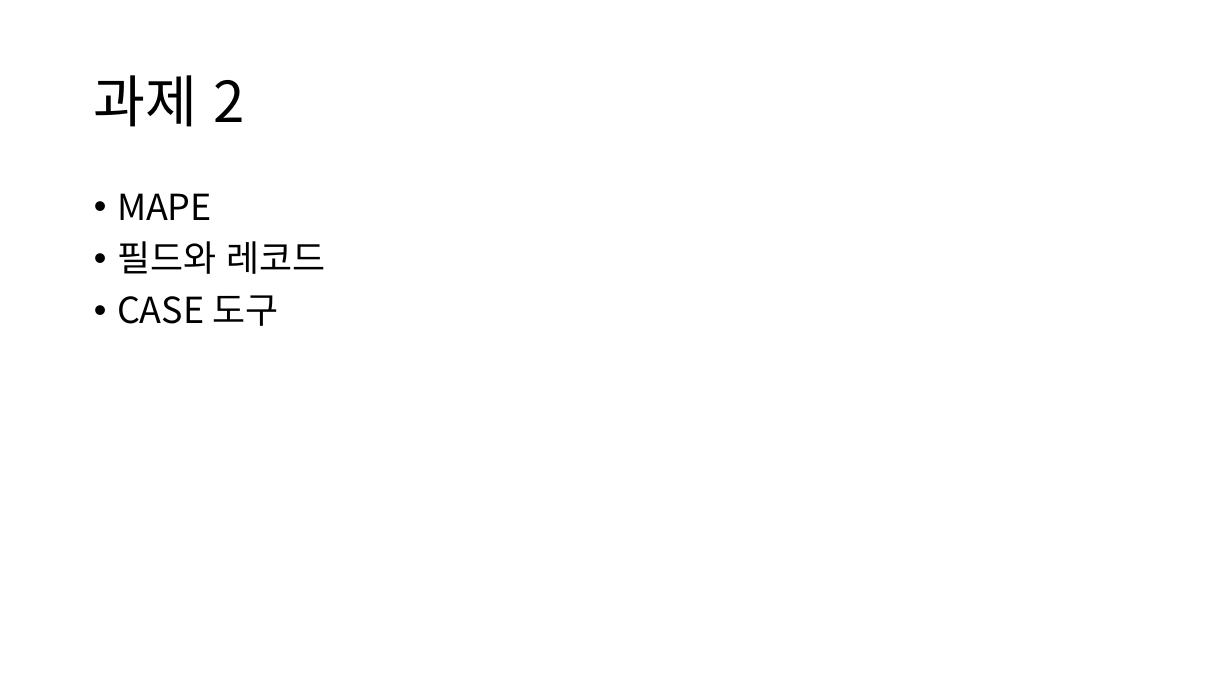
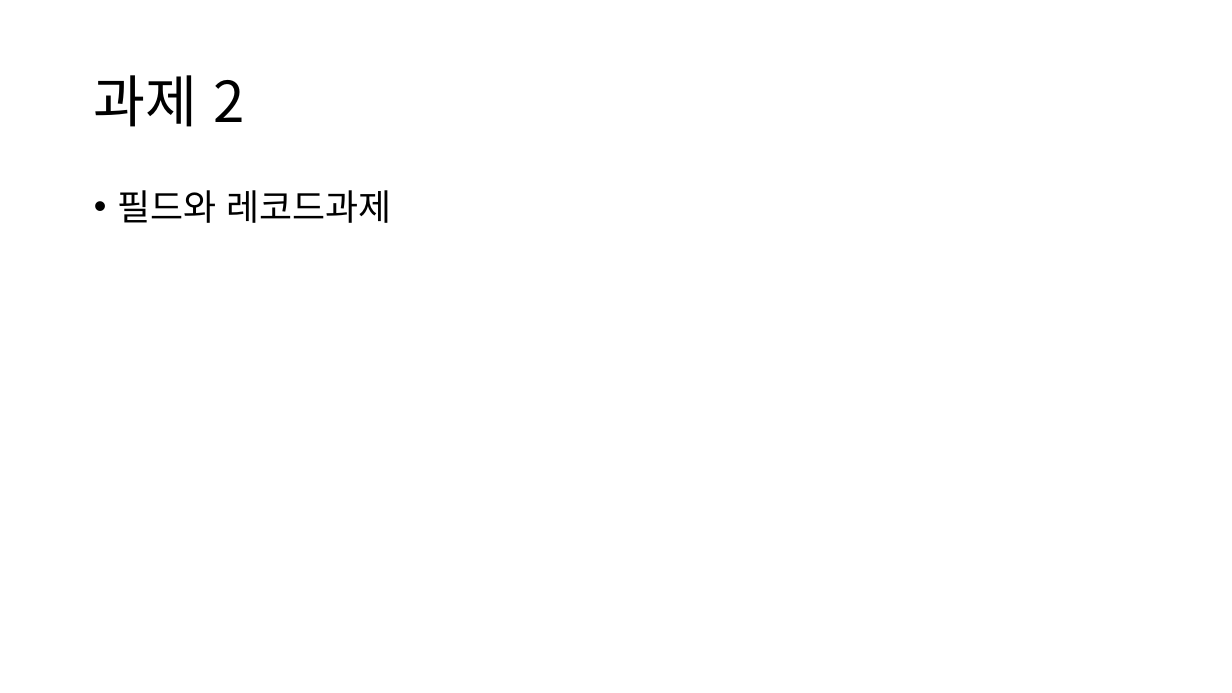
Before and after one commit to TUK-pedestrianSafety/document, a slide deck: slide 13 of ppt/소프트웨어 응용설계 발표자료.pptx (slide 5 before the commit). Drawn at 1232x693 pixels with LibreOffice and Linux fonts; fonts in the diff are those of the drawing. Boxes give left, top, right and bottom in pixels: in the first picture for what was removed or moved away, otherwise in the second. Text is boxed around its words. In the diff, an @@ line names an element or a change of style, - is before the commit and + after.

```diff
--- a/ppt/소프트웨어 응용설계 발표자료.pptx
+++ b/ppt/소프트웨어 응용설계 발표자료.pptx
@@ text at (117, 190, 391, 223): text changed @@
-• MAPE
-• 필드와 레코드
-• CASE 도구
+• 필드와 레코드과제
```
Also in this commit, not shown: 11 other slides changed, 32 slides added, 3 other files.
